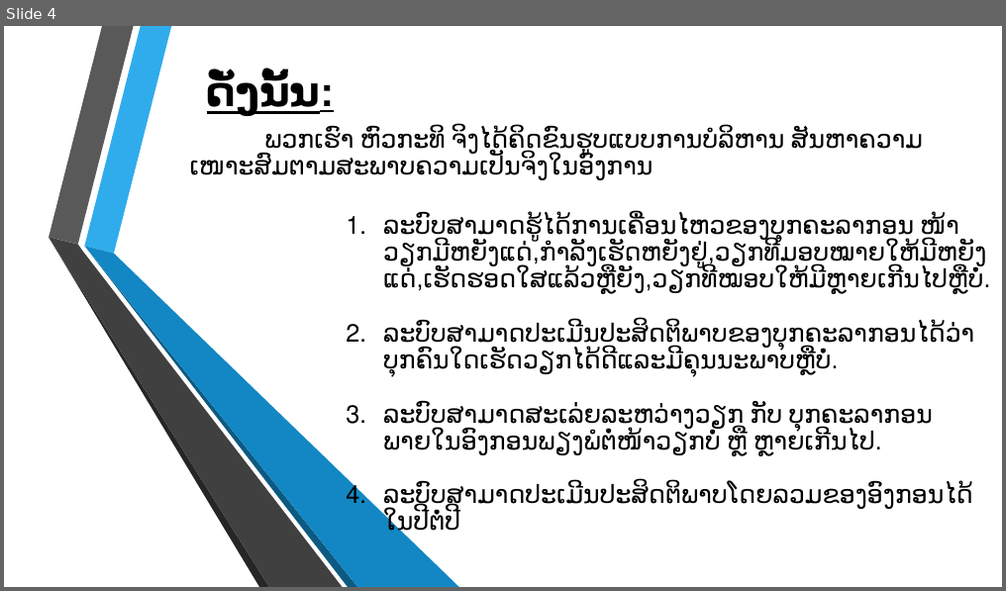
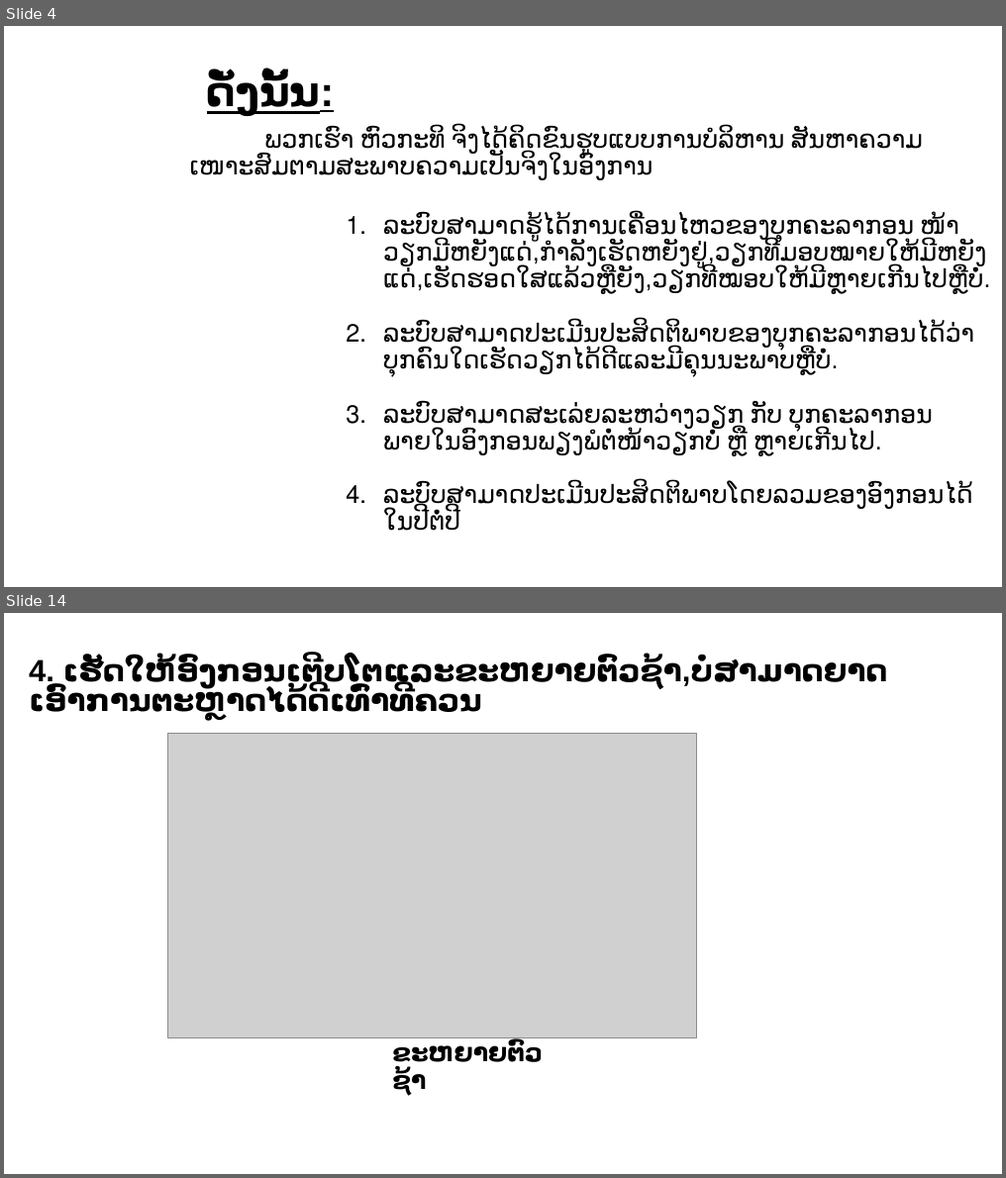
Before and after one commit to touy/taskmanager, a slide deck: ບົດພີເຊັ້ນ.pptx. Shown one above the other, each under a label of ours: slide 4 before the commit, slides 4 and 14 after it; the slides between them are not shown. The pictures are 1006x591 and 1006x1178 pixels, drawn with LibreOffice and Linux fonts; fonts in the diff are those of the drawing; grey boxes stand for pictures; background and template pictures are left out. Boxes give left, top, right and bottom in pixels: in the first picture for what was removed or moved away, otherwise in the second. Text is boxed around its words. In the diff, an @@ line names an element or a change of style, - is before the commit and + after.

```diff
--- a/ບົດພີເຊັ້ນ.pptx
+++ b/ບົດພີເຊັ້ນ.pptx
@@ slide 14 added at box(4, 613, 1002, 1174), background #FFFFFF @@
@@ text added at box(29, 657, 888, 718), 29.6 pt, text #000000, bold @@
+4. ເຮັດໃຫ້ອົງກອນເຕີບໂຕແລະຂະຫຍາຍຕົວຊ້າ,ບໍ່ສາມາດຍາດເອົາການຕະຫຼາດໄດ້ດີເທົ່າທີຄວນ
@@ picture added at box(168, 734, 696, 1039) @@
@@ text added at box(392, 1042, 543, 1095), 24 pt, text #000000, bold @@
+ຂະຫຍາຍຕົວຊ້າ
@@ slide 4 changed as well @@
@@ group removed at box(49, 26, 460, 587): 6 freeform shapes @@
```
Also in this commit, not shown: 3 other slides changed, 15 other slides added.
